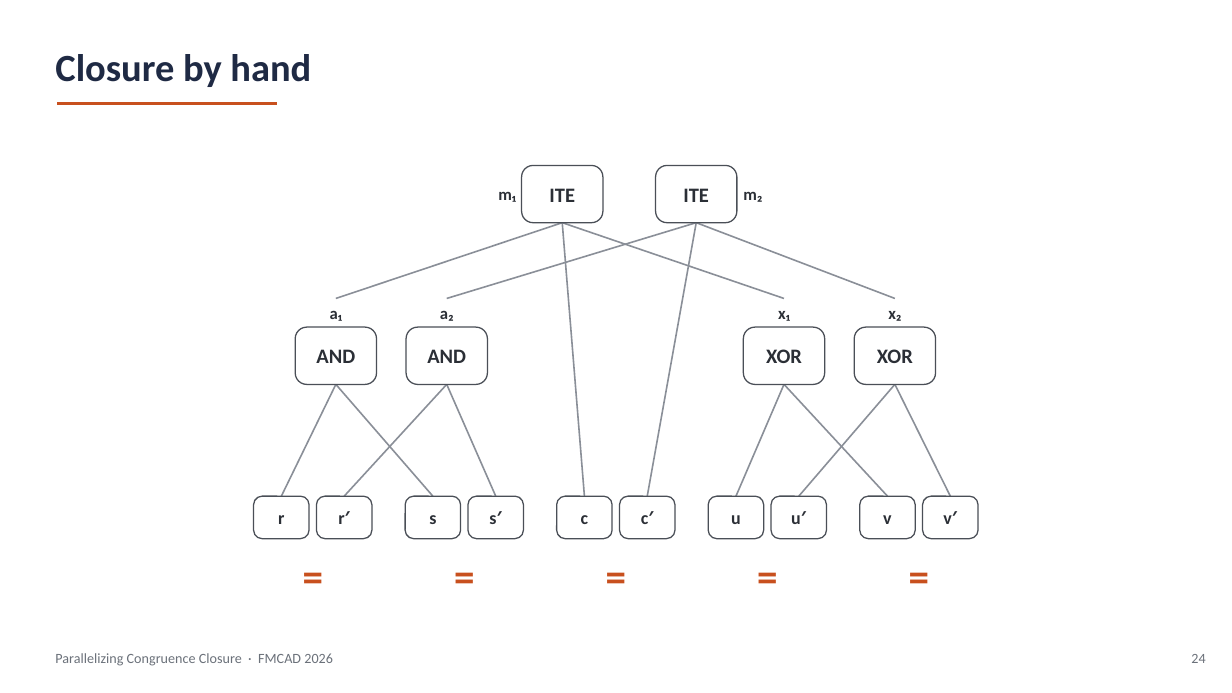
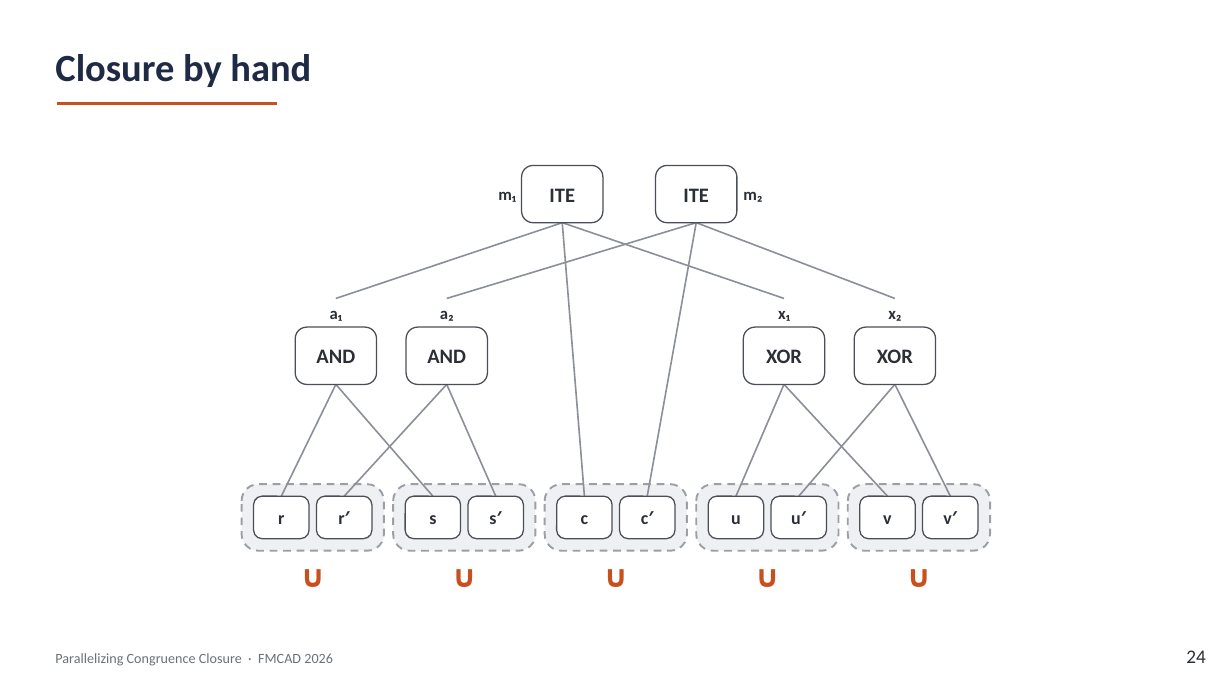
Before and after one commit to amarshah1/parallelcc-paper, a slide deck: slide 24 of slides/parallelcc-part1.pptx. Drawn at 1232x693 pixels with LibreOffice and Linux fonts; fonts in the diff are those of the drawing. Boxes give left, top, right and bottom in pixels: in the first picture for what was removed or moved away, otherwise in the second. Text is boxed around its words. In the diff, an @@ line names an element or a change of style, - is before the commit and + after.

```diff
--- a/slides/parallelcc-part1.pptx
+++ b/slides/parallelcc-part1.pptx
@@ rounded rectangle added at (x1=242, y1=484, x2=384, y2=551), fill #EEF0F3, outline #9AA0A8 1.5 pt dashed @@
@@ rounded rectangle added at (x1=393, y1=484, x2=535, y2=551), fill #EEF0F3, outline #9AA0A8 1.5 pt dashed @@
@@ rounded rectangle added at (x1=544, y1=484, x2=687, y2=551), fill #EEF0F3, outline #9AA0A8 1.5 pt dashed @@
@@ rounded rectangle added at (x1=697, y1=484, x2=839, y2=551), fill #EEF0F3, outline #9AA0A8 1.5 pt dashed @@
@@ rounded rectangle added at (x1=848, y1=484, x2=991, y2=551), fill #EEF0F3, outline #9AA0A8 1.5 pt dashed @@
@@ text at (x1=280, y1=552, x2=345, y2=598): text changed; size 32 to 24 pt @@
-=
+∪
@@ text at (x1=432, y1=552, x2=496, y2=598): text changed; size 32 to 24 pt @@
-=
+∪
@@ text at (x1=584, y1=552, x2=649, y2=598): text changed; size 32 to 24 pt @@
-=
+∪
@@ text at (x1=736, y1=552, x2=800, y2=598): text changed; size 32 to 24 pt @@
-=
+∪
@@ text at (x1=887, y1=552, x2=952, y2=598): text changed; size 32 to 24 pt @@
-=
+∪
@@ text "24" at (x1=1186, y1=650, x2=1205, y2=663): size 11 to 15 pt, text colour #6B717A to #2B2F36 @@
```
Also in this commit, not shown: 43 other slides changed, 4 slides added, 2 slides removed, 1 other file.
